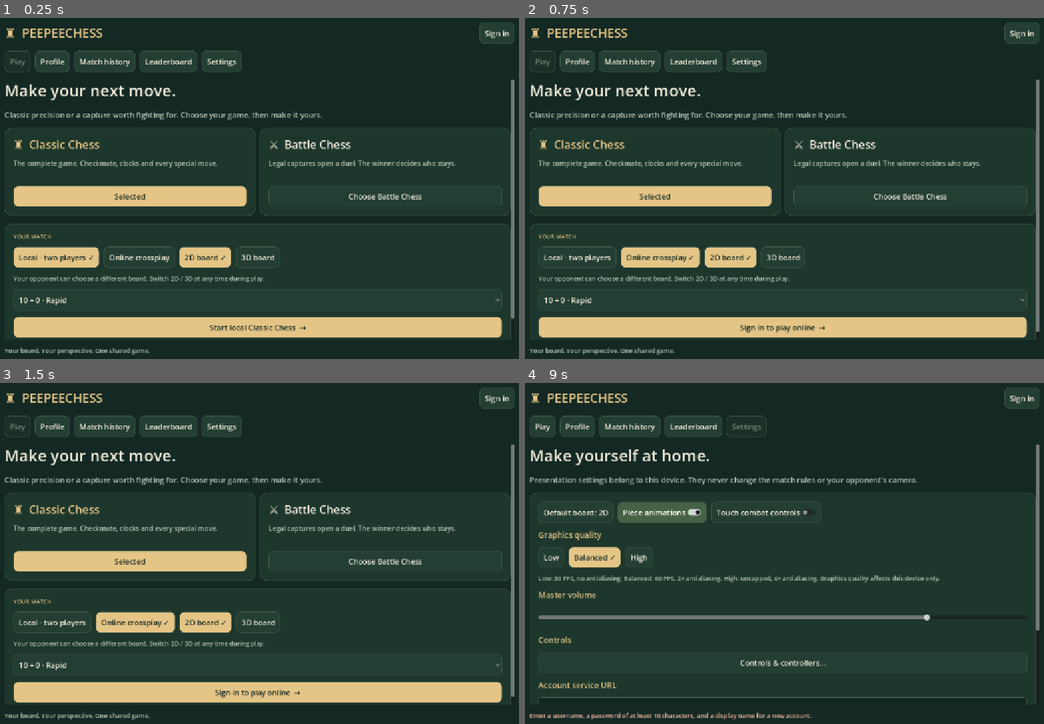
Above: before the commit, frames 1-4 (two rows, left to right).
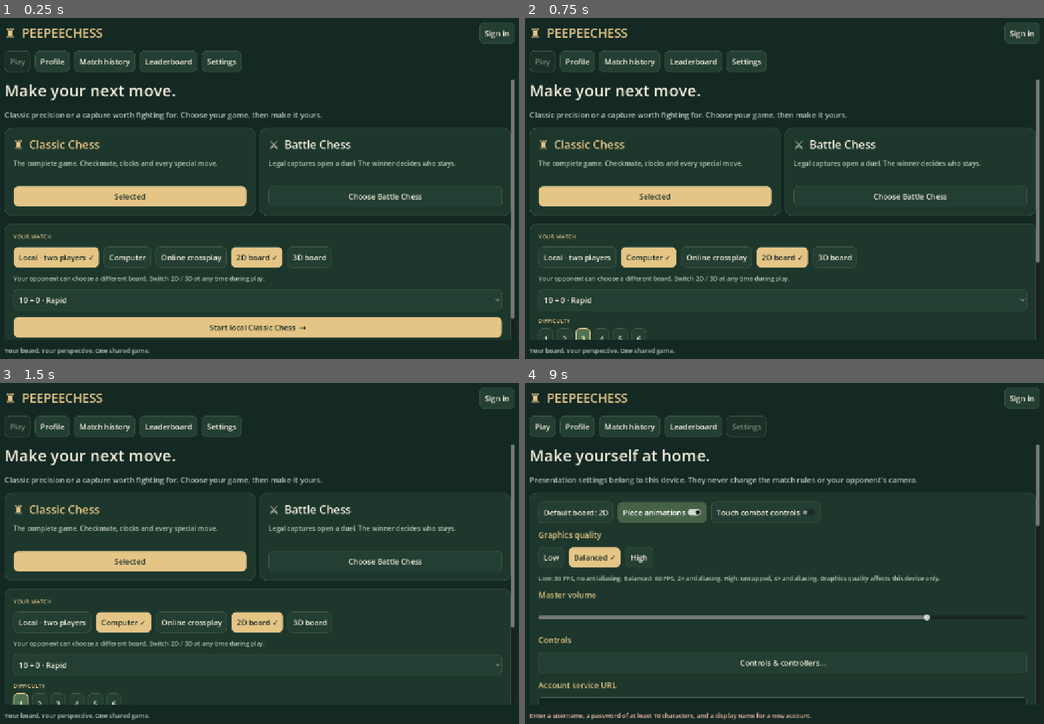
Above: after the commit, the same moments.

Repository: liamvwoudenberg-lang/Peepeechess
Game: Godot game, scene res://ui/application.tscn
The game is run twice, just before and just after one commit, with the same random seed, the same clock (stepped at 60 frames per second) and the same inputs.
Inputs (mouse positions are in pixels of both pictures, inside the frame that each line leads up to):
- Up to frame 1 (0.25 s): no input
- Up to frame 2 (0.75 s): click (654, 256) at 0.5 s, where only the run after the commit has a clickable "Computer"
- Up to frame 3 (1.5 s): click (20, 703) at 1.25 s, where only the run after the commit has a clickable "1"
- Up to frame 4 (9 s): click "Sign in" at 2 s; click "Play" at 2.75 s; click "Profile" at 3.5 s; click "Play" at 4.25 s; click "Match history" at 5 s; click "Leaderboard" at 5.75 s; click "Sign in / create account" at 6.5 s; click "Sign in" at 7.25 s; click "Create account" at 8 s; click "Settings" at 8.75 s

The runs differ from the first frame. In frame 1, 1.4% of the frame differs, in the area x 21-64%, y 66-74%; in frame 2, 7.5%; in frame 3, 7.5%, in the area x 2-100%, y 66-95%; in frame 4, 0.2%.

Commit message:
Add opponent selection (Play page, New game dialog), ComputerOpponent glue and Battle combat AI seat
Shared-file hooks: main.gd, application.gd, battle_combat_adapter.gd, arena.gd (AI style), board_interaction.gd.

Co-Authored-By: Claude Sonnet 5.5 <noreply@anthropic.com>
Claude-Session: https://claude.ai/code/session_018mTi2cygrMpF17VUKSSzmh

Diff:
--- a/godot/app/battle_combat_adapter.gd
+++ b/godot/app/battle_combat_adapter.gd
@@ -9,6 +9,9 @@
 const Codec = preload("res://contracts/codec.gd")
 var scene_path = DEFAULT_SCENE
 var presentation_enabled = true
+## Set by the computer opponent (chess/ai/computer_opponent.gd): {color, seat: {type:"ai", skill, style}}. That colour is
+## fought by CombatAI; the human then always uses seat 1's controls whichever colour they play. Empty = two humans.
+var computer_seat: Dictionary = {}
 var arena: Node
 var _loading = false
 var _generation = 0
@@ -86,7 +89,10 @@
 		var assignment: InputAssignment = InputAssignment.shared()
 		assignment.lock_for_match()  # a pad that disconnects mid-fight keeps its seat (PadHold pauses the fight)
 		for participant in [request.attacker, request.defender]:
-			seats[participant.playerId] = {"type": "human", "scheme": assignment.scheme_for_color(participant.color)}
+			if not computer_seat.is_empty() and participant.color == computer_seat.color:
+				seats[participant.playerId] = computer_seat.seat.duplicate()
+			else:
+				seats[participant.playerId] = {"type": "human", "scheme": assignment.scheme_for_color("w" if not computer_seat.is_empty() else participant.color)}
 		arena.call("configure_seats", seats)
 	for property in arena.get_property_list():
 		if property.name == "presentation_enabled":
--- a/godot/app/main.gd
+++ b/godot/app/main.gd
@@ -9,6 +9,8 @@
 const CombatAdapter = preload("res://app/battle_combat_adapter.gd")
 const Flow = preload("res://app/battle_flow.gd")
 const Board3D = preload("res://boards/board_3d.gd")
+const MainOpp = preload("res://app/main_opponent.gd")  # computer opponent glue (chess/ai); hooks marked "computer opponent" below
+var opponent: MainOpponent
 var mode_select: OptionButton
 var mode_label: Label
 var copy_notation_button: Button
@@ -78,6 +80,7 @@
 	if not launch.is_empty():
 		game.new_game(int(launch.get("initialMs", 600000)), int(launch.get("incrementMs", 0)))
 		game.start_clock()
+		opponent.apply_launch(launch)  # computer opponent
 	set_view(bool(launch.get("view3d", AppSettings.preferred_3d)))
 	board_2d.animation_enabled = AppSettings.animations
 	board_3d.animation_enabled = AppSettings.animations
@@ -241,7 +244,7 @@
 	info.add_child(actions)
 	start_button = _button(actions, "Start clock", func(): game.start_clock())
 	pause_button = _button(actions, "Pause", func(): game.set_paused(not game.paused))
-	undo_button = _button(actions, "Undo", func(): game.undo(), "Local practice only. Restores the previous move and clock checkpoint.")
+	undo_button = _button(actions, "Undo", func(): opponent.undo(), "Local practice only. Restores the previous move and clock checkpoint.")
 	_button(actions, "Resign", _confirm_resign)
 	claim_button = _button(info, "Draw options", _show_draw)
 	_label(info, "MOVE HISTORY", 12, Color("8fb5ad"))
@@ -323,6 +326,7 @@
 	_button(draw_box, "Agree a draw", _offer_draw)
 	draw_dialog.confirmed.connect(_claim_draw)
 	add_child(draw_dialog)
+	opponent = MainOpp.install(self)  # computer opponent: adds the opponent picker to the New game dialog
 
 func _request_move(from: String, to: String, needs_promotion: bool) -> void:
 	if needs_promotion:
@@ -343,6 +347,7 @@
 	new_dialog.title = "New Battle Chess game" if game is BattleChessMatch else "New Classic game"
 	new_dialog.dialog_text = "C0 uses untimed chess.\nCaptures become two-player combat." if game is BattleChessMatch else "Two players, one device.\nChoose a time control."
 	time_select.disabled = game is BattleChessMatch
+	opponent.prepare_new_dialog()  # computer opponent
 	new_dialog.popup_centered(Vector2i(mini(440, int(size.x) - 24), 180))
 
 func _start_game() -> void:
@@ -350,6 +355,7 @@
 	game.new_game(control[1], control[2])
 	game.start_clock()
 	_message("New Battle C0 game · chess is untimed." if game is BattleChessMatch else "New game · " + control[0])
+	opponent.start_selected()  # computer opponent
 
 func _show_position() -> void:
 	fen_edit.text = game.engine.fen()
@@ -373,9 +379,9 @@
 		return
 	var dialog = ConfirmationDialog.new()
 	dialog.title = "Resign game?"
-	dialog.dialog_text = ("White" if game.engine.turn == "w" else "Black") + " resigns. The opponent wins."
+	dialog.dialog_text = opponent.resign_text(("White" if game.engine.turn == "w" else "Black") + " resigns. The opponent wins.")  # computer opponent
 	dialog.ok_button_text = "Resign"
-	dialog.confirmed.connect(func(): game.resign(); dialog.queue_free())
+	dialog.confirmed.connect(func(): opponent.resign(); dialog.queue_free())
 	dialog.canceled.connect(dialog.queue_free)
 	add_child(dialog)
 	dialog.popup_centered()
@@ -391,6 +397,8 @@
 
 func _offer_draw() -> void:
 	draw_dialog.hide()
+	if opponent.handle_draw_offer():  # computer opponent answers draw offers itself
+		return
 	var dialog = ConfirmationDialog.new()
 	dialog.title = "Accept draw?"
 	dialog.dialog_text = "Pass to the opponent.\nAccept to agree a draw."
@@ -488,6 +496,8 @@
 				number += 1
 			color_to_play = ClassicChess.opposite(color_to_play)
 		history_text.scroll_to_line(maxi(0, history_text.get_line_count() - 1))
+	if opponent != null:
+		opponent.decorate()  # computer opponent: caption + "thinking" status
 
 func _message(text: String) -> void:
 	if message_label != null:
@@ -593,6 +603,7 @@
 	game.new_game(0 if index == 1 else 600000)
 	set_view(_view_3d)
 	set_flipped(_flipped)
+	opponent.rebind()  # computer opponent follows the new match object
 	battle_overlay.hide()
 	_refresh()
 	if index == 1:
--- /dev/null
+++ b/godot/app/main_opponent.gd
@@ -0,0 +1,144 @@
+class_name MainOpponent
+extends Node
+## Glue between the local game screen (app/main.gd) and the ComputerOpponent controller. main.gd only calls the
+## small hooks below (install, apply_launch, start_selected, prepare_new_dialog, rebind, undo, resign_*, handle_draw_offer,
+## decorate); all behaviour lives here and in chess/ai/computer_opponent.gd.
+var main: Control
+var computer: ComputerOpponent
+var selection: Dictionary = OpponentUI.default_state()
+var _section: VBoxContainer
+var _caption: Label
+var _dialog_box: VBoxContainer
+
+static func install(host: Control) -> MainOpponent:
+	var glue = MainOpponent.new()
+	glue.name = "MainOpponent"
+	host.add_child(glue)
+	glue._setup(host)
+	return glue
+
+func _setup(host: Control) -> void:
+	main = host
+	computer = ComputerOpponent.new()
+	computer.name = "ComputerOpponent"
+	add_child(computer)
+	computer.animation_busy = _board_busy
+	computer.thinking_changed.connect(func(_thinking): main._refresh())
+	computer.message.connect(func(text): main._message(text))
+	_build_new_dialog_section()
+	rebind()
+
+func _board_busy() -> bool:
+	if not is_instance_valid(main):
+		return false
+	var flat = main.board_2d
+	if is_instance_valid(flat) and flat.visible and "_animation" in flat and flat._animation < 1.0:
+		return true
+	var solid = main.board_3d
+	if is_instance_valid(solid) and solid.visible and "_moves" in solid:
+		for tween in solid._moves:
+			if tween.is_valid() and tween.is_running():
+				return true
+	return false
+
+## Put the opponent picker above the time-control selector of the New game dialog.
+func _build_new_dialog_section() -> void:
+	var dialog: ConfirmationDialog = main.new_dialog
+	var selector: Control = main.time_select
+	_dialog_box = VBoxContainer.new()
+	_dialog_box.name = "NewGameBox"
+	_dialog_box.add_theme_constant_override("separation", 10)
+	dialog.remove_child(selector)
+	_section = VBoxContainer.new()
+	_section.name = "OpponentSection"
+	_section.add_theme_constant_override("separation", 8)
+	_caption = Label.new()  # not the dialog's own label: its size is unbounded and left the dialog far too tall on phones
+	_caption.name = "NewGameCaption"
+	_dialog_box.add_child(_caption)
+	_dialog_box.add_child(_section)
+	_dialog_box.add_child(selector)
+	dialog.add_child(_dialog_box)
+	_rebuild_section()
+
+func _rebuild_section() -> void:
+	OpponentUI.clear(_section)
+	OpponentUI.build_kind_row(_section, selection, _rebuild_section, 1)
+	if selection.kind == "computer":
+		OpponentUI.build_computer_options(_section, selection, _rebuild_section, true)
+	_update_dialog_text()
+
+func _update_dialog_text() -> void:
+	var battle = main.game is BattleChessMatch
+	main.new_dialog.dialog_text = ""
+	_caption.text = ("C0: untimed chess,\ncaptures become combat.\n" if battle else "Choose an opponent\nand a time control.\n") + OpponentUI.summary(selection)
+	var width = mini(460, int(main.size.x) - 24)
+	main.new_dialog.min_size = Vector2i(width, 120)
+	main.new_dialog.size = Vector2i(width, 120)  # start small: the dialog grows to its content, never shrinks
+
+## Called by main._show_new before the dialog is shown.
+func prepare_new_dialog() -> void:
+	_rebuild_section()
+
+## Called by main._start_game after the new match exists.
+func start_selected() -> void:
+	if selection.kind == "computer":
+		start_computer(selection)
+	else:
+		computer.end()
+		main.interaction.allowed_side = ""
+
+func start_computer(state: Dictionary) -> void:
+	selection = OpponentUI.normalize(state)
+	computer.bind(main.game, main.battle_adapter if "battle_adapter" in main else null)
+	computer.begin({"level": selection.level, "color": selection.color})
+	main.interaction.allowed_side = computer.human_color
+	main.set_flipped(computer.human_color == "b")
+
+## Called by main._ready with the launch dictionary from the Play page.
+func apply_launch(launch: Dictionary) -> void:
+	if launch.get("opponent", {}) is Dictionary and launch.get("opponent", {}).get("kind", "") == "computer":
+		start_computer(launch.opponent)
+
+## Called after the match object is replaced (Classic <-> Battle switch): rebind, and restart the computer game if one was running.
+func rebind() -> void:
+	var was_active = computer.active
+	var state = {"level": computer.level, "color": computer.human_color}
+	computer.bind(main.game, main.battle_adapter if "battle_adapter" in main else null)
+	if was_active:
+		computer.begin(state)
+	main.interaction.allowed_side = computer.human_color if computer.active else ""
+
+func undo() -> void:
+	if computer.active:
+		computer.undo()
+	else:
+		main.game.undo()
+
+func resign_text(default_text: String) -> String:
+	if not computer.active:
+		return default_text
+	return "You resign. The computer wins."
+
+func resign() -> void:
+	if computer.active:
+		computer.human_resign()
+	else:
+		main.game.resign()
+
+## Returns true when the computer handled a draw offer (the main screen then skips its own pass-the-device dialog).
+func handle_draw_offer() -> bool:
+	if not computer.active or not main.game.engine.result.is_empty():
+		return false
+	var answer = computer.respond_to_draw_offer()
+	main._message(answer.text)
+	return true
+
+## Called at the end of main._refresh: opponent caption and "thinking" status.
+func decorate() -> void:
+	if not is_instance_valid(computer) or not is_instance_valid(main.info_panel):
+		return
+	if computer.is_thinking() and main.game.engine.result.is_empty():
+		main.status_label.text += "\n" + computer.status_text()
+	for label in main.info_panel.find_children("*", "Label", true, false):
+		if label.text.begins_with("LOCAL TWO-PLAYER") or label.text.begins_with("VS COMPUTER"):
+			label.text = "VS COMPUTER · LEVEL %d · YOU PLAY %s" % [computer.level, "WHITE" if computer.human_color == "w" else "BLACK"] if computer.active else "LOCAL TWO-PLAYER"
--- a/godot/boards/board_interaction.gd
+++ b/godot/boards/board_interaction.gd
@@ -5,6 +5,8 @@
 const Rules = preload("res://chess/chess_engine.gd")
 var game: ClassicMatch
 var enabled = true
+## When not empty only this side's pieces can be selected (the human's colour vs the computer opponent).
+var allowed_side = ""
 var selected = -1
 var destinations: Array = []
 
@@ -25,7 +27,7 @@
 	if not enabled or at < 0 or at >= 64 or not game.board_input_allowed():
 		clear()
 		return
-	if Rules.side(game.engine.board[at]) != game.engine.turn:
+	if Rules.side(game.engine.board[at]) != game.engine.turn or (allowed_side != "" and Rules.side(game.engine.board[at]) != allowed_side):
 		clear()
 		return
 	selected = at
--- a/godot/combat/arena.gd
+++ b/godot/combat/arena.gd
@@ -331,7 +331,7 @@
 				_mouse_captured = true
 		elif mode == Mode.AUTHORITY:
 			var opp := sim.opponent_of(f)
-			_ais.append(CombatAI.new(builder, f.stats, opp.stats, int(request["seed"]) + (7 if f.color == "w" else 13), float(seat.get("skill", 0.6))))
+			_ais.append(CombatAI.new(builder, f.stats, opp.stats, int(request["seed"]) + (7 if f.color == "w" else 13), float(seat.get("skill", 0.6)), String(seat.get("style", "balanced"))))
 
 
 signal rematch_requested
--- a/godot/ui/application.gd
+++ b/godot/ui/application.gd
@@ -14,6 +14,7 @@
 var online = false
 var ranked = false
 var selected_time = 2
+var opponent: Dictionary = OpponentUI.default_state()  # Local two-player / Computer (level, colour); see ui/opponent_ui.gd
 var status: Dictionary = {"queue": null, "allocation": null, "invite": null}
 var content: VBoxContainer
 var page_scroll: ScrollContainer
@@ -226,7 +227,8 @@
 	var setup = _card(content)
 	_label(setup, "YOUR MATCH", 13, GOLD)
 	var row = _flow(setup)
-	_button(row, "Local · two players" + (" ✓" if not online else ""), func(): online = false; navigate("play"), not online)
+	_button(row, "Local · two players" + (" ✓" if not online and opponent.kind == "local" else ""), func(): online = false; opponent.kind = "local"; navigate("play"), not online and opponent.kind == "local")
+	_button(row, "Computer" + (" ✓" if not online and opponent.kind == "computer" else ""), func(): online = false; opponent.kind = "computer"; navigate("play"), not online and opponent.kind == "computer")  # computer opponent
 	_button(row, "Online crossplay" + (" ✓" if online else ""), func(): online = true; navigate("play"), online)
 	_button(row, "2D board" + (" ✓" if not Settings.preferred_3d else ""), func(): _choose_view(false), not Settings.preferred_3d)
 	_button(row, "3D board" + (" ✓" if Settings.preferred_3d else ""), func(): _choose_view(true), Settings.preferred_3d)
@@ -241,9 +243,12 @@
 		setup.add_child(times)
 	else:
 		_label(setup, "Battle C0 · untimed chess · traditional checkmate · kings stay on the board", 15, MUTED)
+	if not online and opponent.kind == "computer":
+		OpponentUI.build_computer_options(setup, opponent, func(): navigate("play"))  # level + colour pickers
 	if not online:
-		_button(setup, "Start local " + selected_mode.capitalize() + " Chess  →", start_local, true)
-		_label(setup, "Pass-and-play chess. Battle duels use two local control schemes; no account required.", 14, MUTED)
+		var vs_computer = opponent.kind == "computer"
+		_button(setup, ("Play the computer · " if vs_computer else "Start local ") + selected_mode.capitalize() + " Chess  →", start_local, true)
+		_label(setup, "Play the computer at six levels; in Battle Chess it also fights your duels. No account required." if vs_computer else "Pass-and-play chess. Battle duels use two local control schemes; no account required.", 14, MUTED)
 		if selected_mode == "battle":  # claude/pads-input: who fights with what (change it in Settings -> Controls)
 			var seats = InputAssignment.shared()
 			_label(setup, "Duel controls · " + seats.describe(0) + " · " + seats.describe(1) + "   (Settings → Controls & controllers)", 14, MUTED)
@@ -279,6 +284,8 @@
 func start_local() -> void:
 	var options = match_options()
 	Settings.launch = {"mode": options.mode, "initialMs": options.initialMs, "incrementMs": options.incrementMs, "view3d": Settings.preferred_3d}
+	if opponent.kind == "computer":
+		Settings.launch["opponent"] = OpponentUI.normalize(opponent)  # consumed by app/main_opponent.gd
 	get_tree().change_scene_to_file("res://app/main.tscn")
 
 func _account_page() -> void:
@@ -366,6 +373,7 @@
 	api_edit.max_length = 200
 	api_edit.text = Settings.api_url
 	_button(card, "Save service address", _save_api_url)
+	BoardSettingsPage.build(self)  # board theme, highlights, piece set, animation speed, shadows (ui/board_settings.gd)
 	_label(card, "Keyboard / mouse: click or drag a piece. Touch: tap or drag. 3D: orbit with right-drag or swipe; zoom with scroll or pinch. Controller: use the focused controls and board cursor. Esc releases the combat mouse.", 15, MUTED)
 	_button(card, "Advanced direct-server lobby", func(): Settings.launch = {}; get_tree().change_scene_to_file("res://network/client/online_lobby.tscn"))
 
--- /dev/null
+++ b/godot/ui/opponent_ui.gd
@@ -0,0 +1,117 @@
+class_name OpponentUI
+extends RefCounted
+## Opponent selector shared by the Play page and the New game dialog:
+## Local two-player / Computer (level 1-6, colour White / Black / Random) / Online (Play page only).
+## State is a plain Dictionary {kind: "local" | "computer", level: 1-6, color: "w" | "b" | "random"} owned by the caller;
+## controls call `on_change` after editing it so the caller can rebuild its page.
+const KINDS = ["local", "computer"]
+const COLORS = [["w", "White"], ["b", "Black"], ["random", "Random"]]
+
+static func default_state() -> Dictionary:
+	return {"kind": "local", "level": 3, "color": "random"}
+
+static func normalize(state: Dictionary) -> Dictionary:
+	var clean = default_state()
+	if str(state.get("kind", "local")) in KINDS:
+		clean.kind = str(state.get("kind", "local"))
+	clean.level = clampi(int(state.get("level", 3)), ChessAI.MIN_LEVEL, ChessAI.MAX_LEVEL)
+	clean.color = str(state.get("color", "random")) if str(state.get("color", "random")) in ["w", "b", "random"] else "random"
+	return clean
+
+static func summary(state: Dictionary) -> String:
+	if state.get("kind", "local") != "computer":
+		return "Two players, one device"
+	# Two short lines: the dialog label does not wrap, so long lines would widen the dialog on phones.
+	return "Computer · level %d %s\n%s" % [state.level, ChessAI.level_name(state.level), {"w": "You play White", "b": "You play Black", "random": "Random colour"}[state.color]]
+
+## Selected look for toggle buttons: readable in both the application theme and the game-screen theme.
+static func style_toggle(button: Button) -> void:
+	for state in ["pressed", "hover_pressed"]:
+		var style = StyleBoxFlat.new()
+		style.bg_color = Color("4f7352") if state == "pressed" else Color("5b8460")
+		style.set_corner_radius_all(9)
+		style.set_border_width_all(2)
+		style.border_color = Color("e5c586")
+		style.content_margin_left = 12
+		style.content_margin_right = 12
+		style.content_margin_top = 8
+		style.content_margin_bottom = 8
+		button.add_theme_stylebox_override(state, style)
+	button.add_theme_color_override("font_pressed_color", Color("fff5ce"))
+	button.add_theme_color_override("font_hover_pressed_color", Color("fff5ce"))
+
+static func _toggle(parent: Node, text: String, pressed: bool, node_name: String, action: Callable) -> Button:
+	var button = Button.new()
+	button.name = node_name
+	button.text = text
+	button.toggle_mode = true
+	button.button_pressed = pressed
+	button.custom_minimum_size.y = 44
+	button.mouse_default_cursor_shape = Control.CURSOR_POINTING_HAND
+	style_toggle(button)
+	# `pressed` (not `toggled`) so a click always selects, never un-selects.
+	button.pressed.connect(action)
+	parent.add_child(button)
+	return button
+
+## Wrapping row on the Play page; with `columns` > 0 a fixed grid (dialogs: a flow container inside an auto-sizing
+## dialog briefly measures a one-button-wide column and leaves the dialog far too tall).
+static func _flow(parent: Node, columns: int = 0) -> Container:
+	var flow: Container
+	if columns > 0:
+		flow = GridContainer.new()
+		flow.columns = columns
+	else:
+		flow = HFlowContainer.new()
+	flow.add_theme_constant_override("h_separation", 8)
+	flow.add_theme_constant_override("v_separation", 8)
+	parent.add_child(flow)
+	return flow
+
+static func _caption(parent: Node, text: String, size_px: int = 14, color: Color = Color("b6c4b5")) -> Label:
+	var label = Label.new()
+	label.text = text
+	label.autowrap_mode = TextServer.AUTOWRAP_WORD_SMART
+	label.add_theme_font_size_override("font_size", size_px)
+	label.add_theme_color_override("font_color", color)
+	parent.add_child(label)
+	return label
+
+## Local / Computer toggle row (the Play page adds its own Online button next to these).
+static func build_kind_row(parent: Node, state: Dictionary, on_change: Callable, columns: int = 0) -> Container:
+	var row = _flow(parent, columns)
+	row.name = "OpponentKind"
+	_toggle(row, "Local · two players", state.kind == "local", "Opponent_Local", func(): state.kind = "local"; on_change.call())
+	_toggle(row, "Computer", state.kind == "computer", "Opponent_Computer", func(): state.kind = "computer"; on_change.call())
+	return row
+
+## Level and colour pickers; only meaningful when state.kind == "computer".
+static func build_computer_options(parent: Node, state: Dictionary, on_change: Callable, compact: bool = false) -> VBoxContainer:
+	var box = VBoxContainer.new()
+	box.name = "ComputerOptions"
+	box.add_theme_constant_override("separation", 8)
+	parent.add_child(box)
+	_caption(box, "DIFFICULTY", 13, Color("e5c586"))
+	var levels = _flow(box, 3 if compact else 0)
+	for level in range(ChessAI.MIN_LEVEL, ChessAI.MAX_LEVEL + 1):
+		var chosen: int = level
+		_toggle(levels, str(level), state.level == level, "Level_%d" % level, func(): state.level = chosen; on_change.call())
+	if compact:
+		_caption(box, "Level %d · %s" % [state.level, ChessAI.level_name(state.level)]).autowrap_mode = TextServer.AUTOWRAP_OFF
+	else:
+		_caption(box, "Level %d · %s — %s" % [state.level, ChessAI.level_name(state.level), describe_level(state.level)])
+	_caption(box, "YOU PLAY", 13, Color("e5c586"))
+	var colors = _flow(box, 3 if compact else 0)
+	for entry in COLORS:
+		var value: String = entry[0]
+		_toggle(colors, entry[1], state.color == value, "Color_" + value, func(): state.color = value; on_change.call())
+	return box
+
+static func describe_level(level: int) -> String:
+	return {1: "plays quickly and makes many mistakes", 2: "sees one or two moves ahead", 3: "solid club player, rare blunders", 4: "calculates several moves, tactically alert", 5: "strong tactics, little forgiveness", 6: "strongest setting, uses the full time budget"}.get(level, "")
+
+## Removes every child of `box` (queue_free) so a section can be rebuilt after a state change.
+static func clear(box: Node) -> void:
+	for child in box.get_children():
+		box.remove_child(child)
+		child.queue_free()
Not shown, added: godot/app/main_opponent.gd.uid
Not shown, added: godot/ui/opponent_ui.gd.uid
